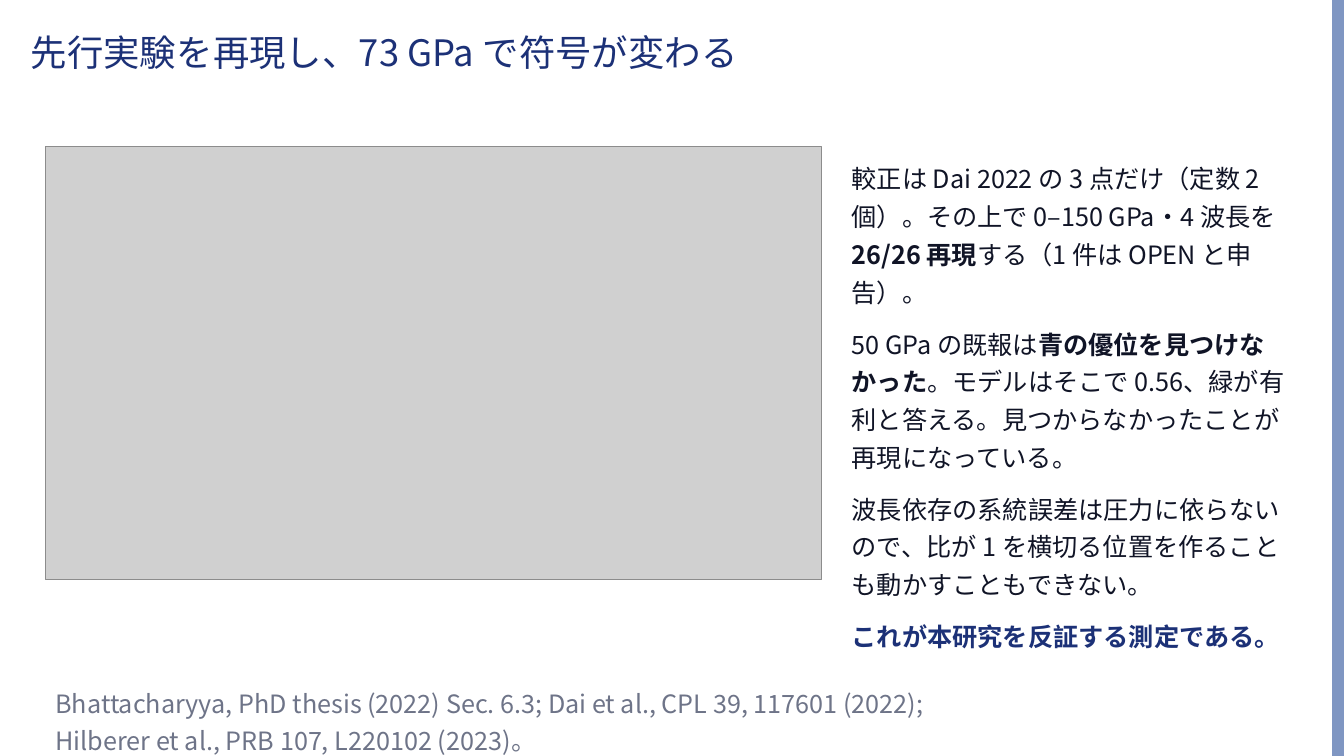
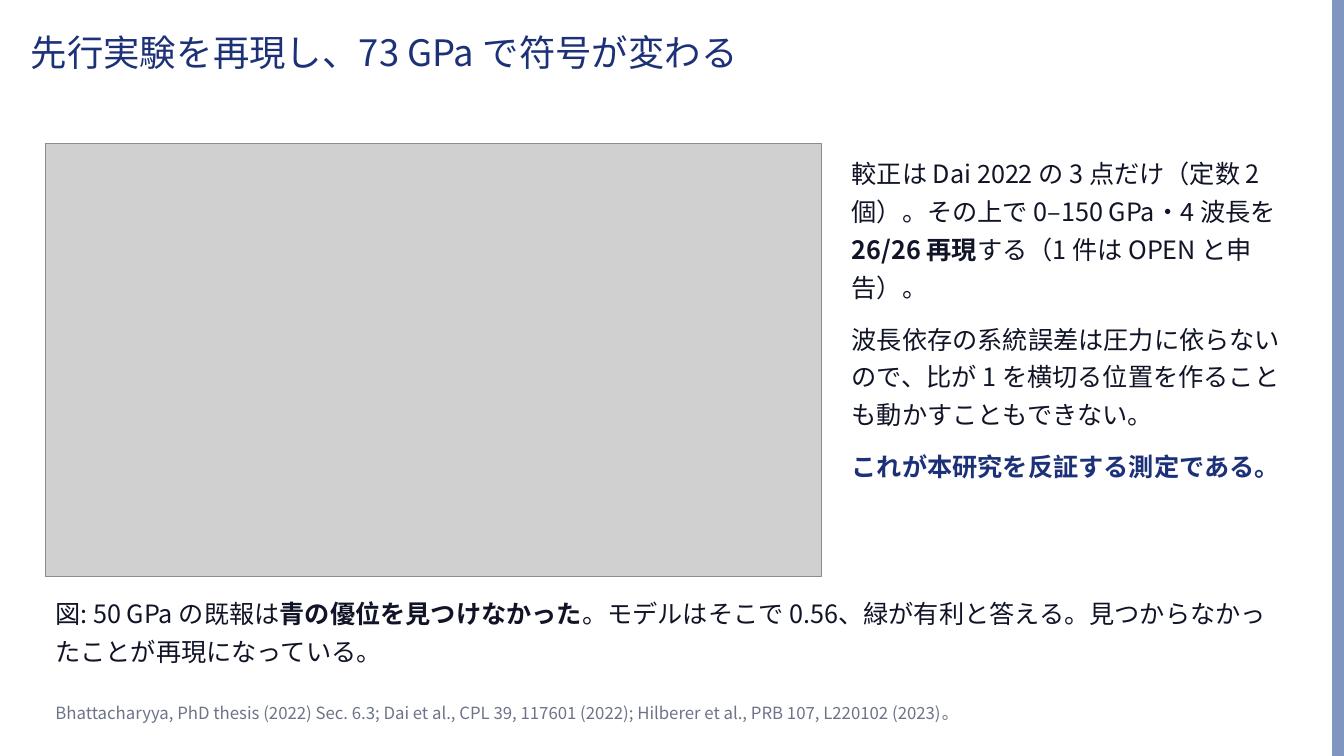
Before and after one commit to Risei412/ultra-high-pressure-ODMR, a slide deck: slide 7 of slides/odmr_473nm_talk.pptx. Drawn at 1344x756 pixels with LibreOffice and Linux fonts; fonts in the diff are those of the drawing; grey boxes stand for pictures; background and template pictures are left out. Boxes give left, top, right and bottom in pixels: in the first picture for what was removed or moved away, otherwise in the second. Text is boxed around its words. In the diff, an @@ line names an element or a change of style, - is before the commit and + after.

```diff
--- a/slides/odmr_473nm_talk.pptx
+++ b/slides/odmr_473nm_talk.pptx
@@ text at (852,332,1285,469): paragraph removed @@
-50 GPa の既報は青の優位を見つけなかった。モデルはそこで 0.56、緑が有利と答える。見つからなかったことが再現になっている。
@@ text added at (55,601,1266,663), 18 pt, text #101426 @@
+図: 50 GPa の既報は青の優位を見つけなかった。モデルはそこで 0.56、緑が有利と答える。見つからなかったことが再現になっている。
@@ text "Bhattacharyya, PhD thesis (2022) Sec. ...": place and size @@
-text "Bhattacharyya, PhD thesis (2022) Sec. ..." at (55,692,923,755)
+text "Bhattacharyya, PhD thesis (2022) Sec. ..." at (55,705,959,723)
@@ text "Bhattacharyya, PhD thesis (2022) Sec. ..." at (55,705,959,723): size 18 to 12 pt @@
```
Also in this commit, not shown: 6 other slides changed, 2 other files.
